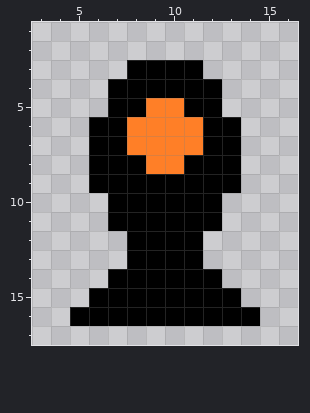
Pixel-art sprite, stored at images/Player 1.png. The picture above was drawn from the file before the commit.
The file is 20x20 pixels. Shown: x 3..16, y 1..17.
After:
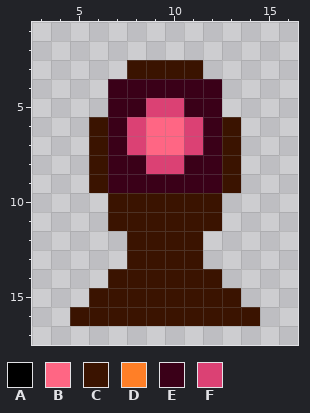
Palette (. is transparent): A #000000  B #ff6684  C #3a1300  D #ff7f27  E #3a0018  F #db4174
Commit: Added some larger images, tweaked existing player ones
The exact change:
Changed rows in their new state; - is an unchanged pixel.
first column x 5:
 3 ---CCCC---
 4 --EEEEEE--
 5 --EEFFEE--
 6 -CEFBBFEC-
 7 -CEFBBFEC-
 8 -CEEFFEEC-
 9 -CEEEEEEC-
10 --CCCCCC--
11 --CCCCCC--
12 ---CCCC---
13 ---CCCC---
14 --CCCCCC--
15 -CCCCCCCC-
16 CCCCCCCCCC
Boxes around the changes in both pictures, in picture pixels (x1, y1, x2, y2):
changed: (70, 60, 260, 326)
